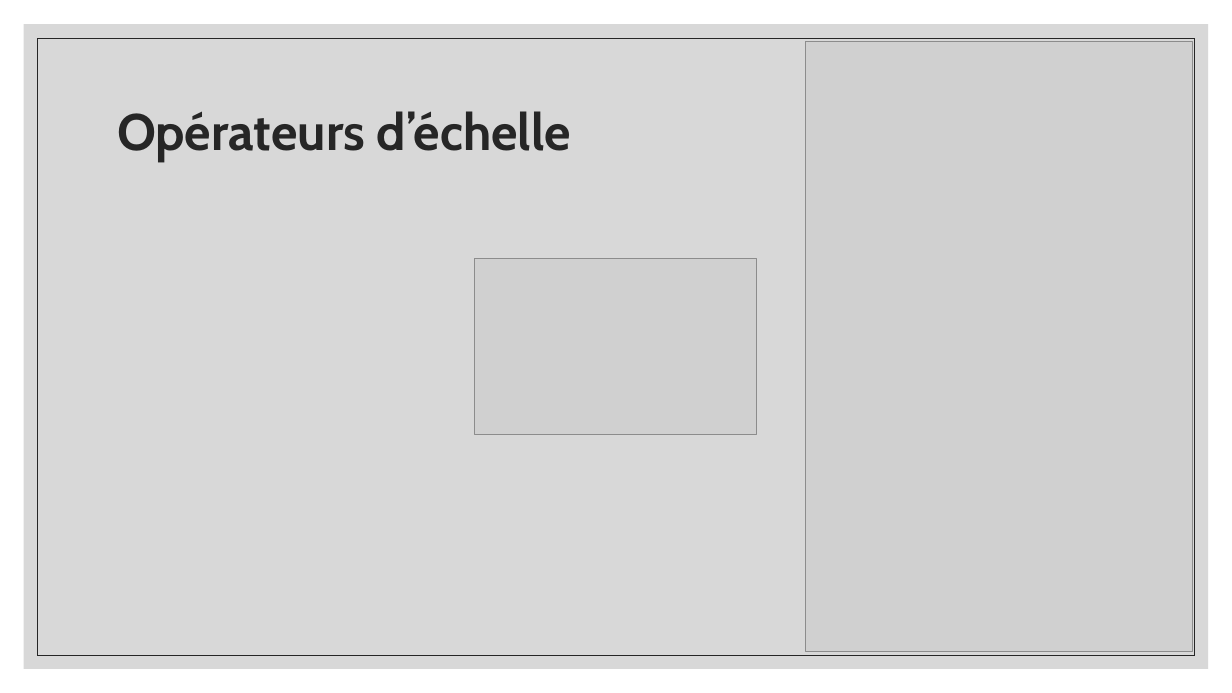
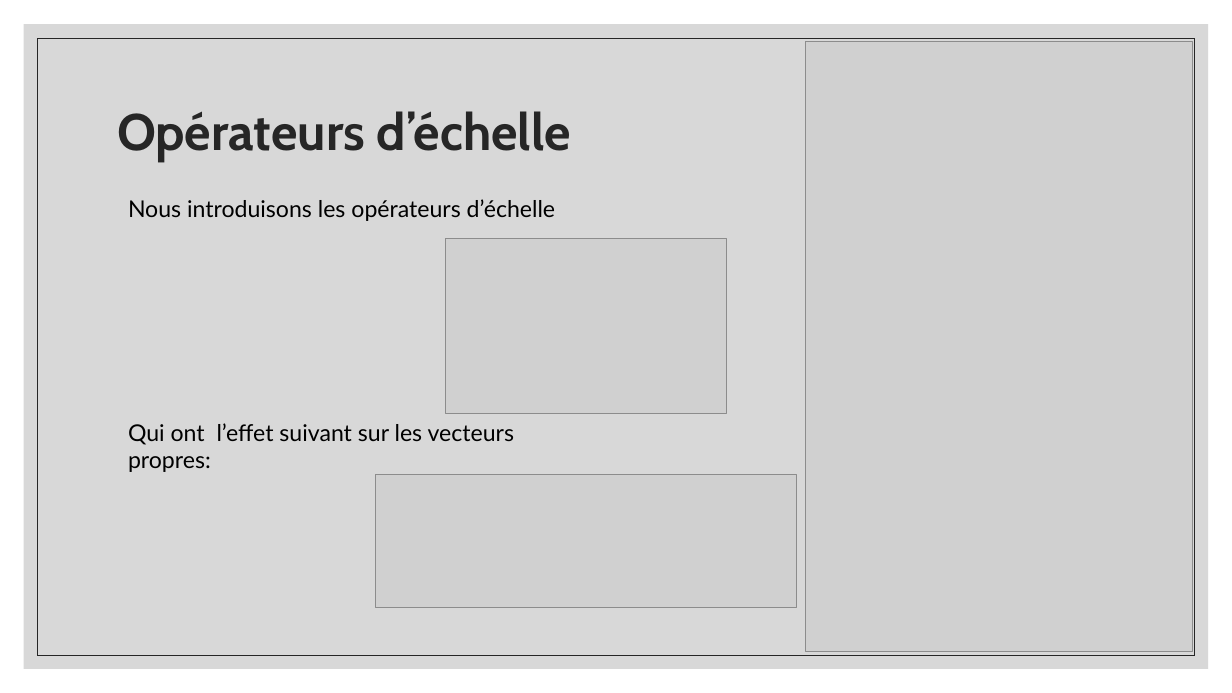
Before and after one commit to gahem1/Physique_Numerique, a slide deck: slide 4 of Solutions d’une équation aux valeurs propres.pptx. Drawn at 1232x693 pixels with LibreOffice and Linux fonts; fonts in the diff are those of the drawing; grey boxes stand for pictures. Boxes give left, top, right and bottom in pixels: in the first picture for what was removed or moved away, otherwise in the second. Text is boxed around its words. In the diff, an @@ line names an element or a change of style, - is before the commit and + after.

```diff
--- a/Solutions d’une équation aux valeurs propres.pptx
+++ b/Solutions d’une équation aux valeurs propres.pptx
@@ text added at [128,199,555,221], 18 pt, text #000000 @@
+Nous introduisons les opérateurs d’échelle
@@ picture: place and size @@
-picture at [475,259,757,434]
+picture at [445,238,727,414]
@@ text added at [128,423,514,472], 18 pt, text #000000 @@
+Qui ont l’effet suivant sur les vecteurs propres:
@@ picture added at [376,475,797,608] @@
```
Also in this commit, not shown: 15 other slides changed, 4 slides added, 1 slide removed.
